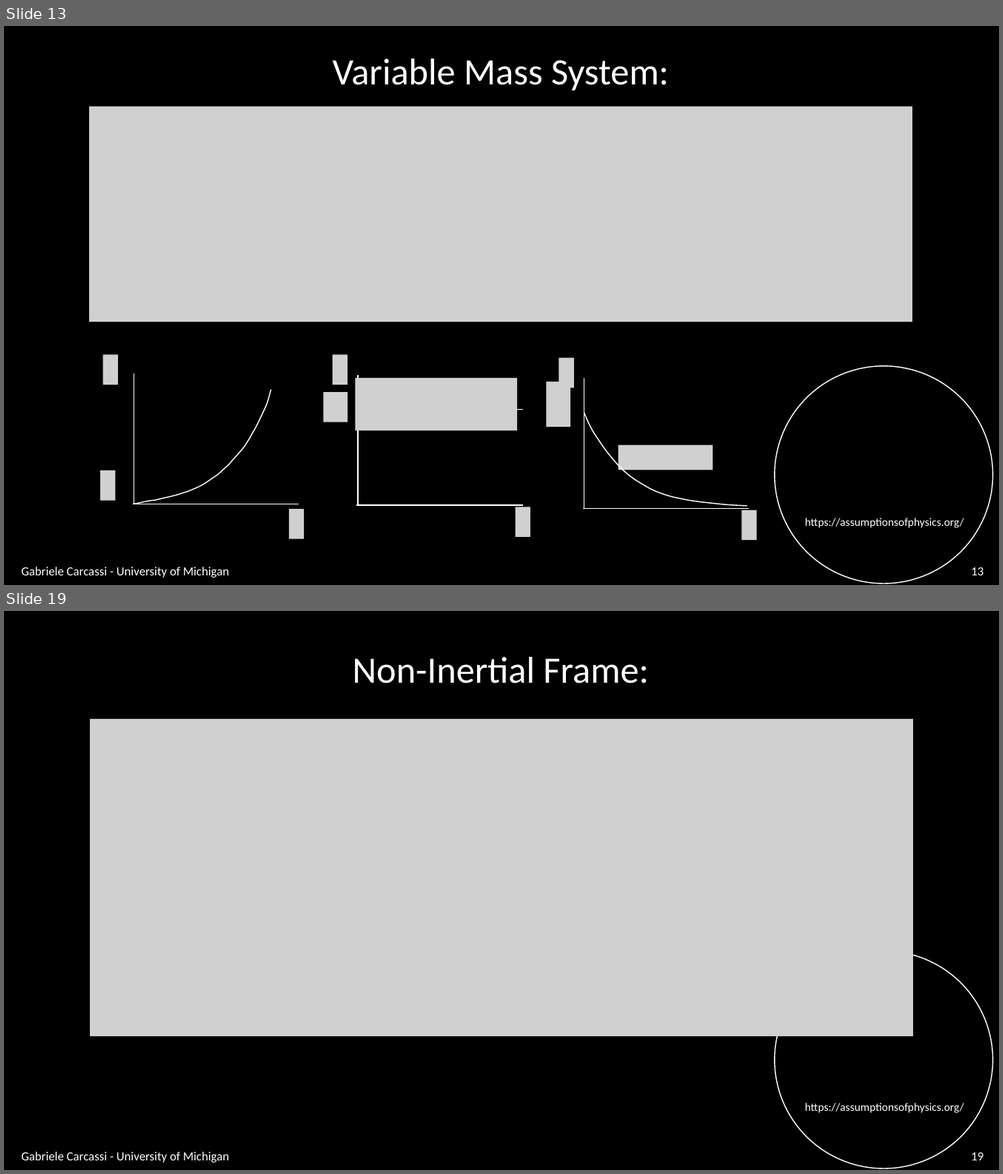
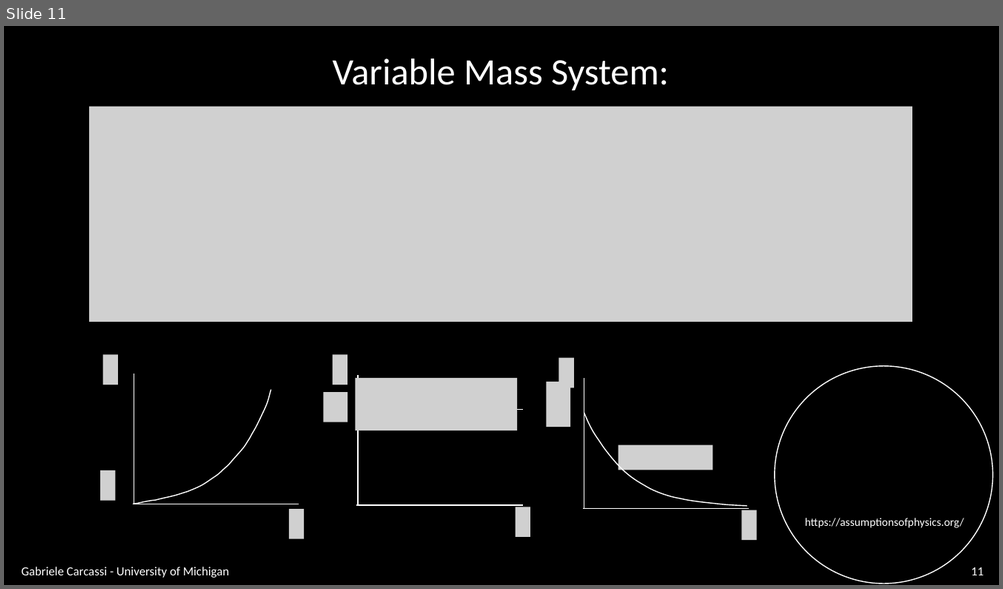
Before and after one commit to assumptionsofphysics/slides, a slide deck: BookCompanions-v2/RP-Class-2.pptx. Shown one above the other, each under a label of ours: slides 13 and 19 before the commit, slide 11 after it; the slides between them are not shown. The pictures are 1003x1174 and 1003x589 pixels, drawn with LibreOffice and Linux fonts; fonts in the diff are those of the drawing; grey boxes stand for pictures; background and template pictures are left out. Boxes give left, top, right and bottom in pixels: in the first picture for what was removed or moved away, otherwise in the second. Text is boxed around its words. In the diff, an @@ line names an element or a change of style, - is before the commit and + after.

```diff
--- a/BookCompanions-v2/RP-Class-2.pptx
+++ b/BookCompanions-v2/RP-Class-2.pptx
@@ slide 19 removed at (4,611,999,1170), background #000000; not listed: 2 template elements that a slide beside it also shows @@
@@ text removed at (353,657,649,684) @@
-Non-Inertial Frame:
@@ picture removed at (90,719,913,1037) @@
@@ text removed at (21,1152,229,1163) @@
-Gabriele Carcassi - University of Michigan
@@ page number removed at (970,1153,983,1161) @@
-19
@@ what was slide 13 is now slide 11 @@
@@ page number at (970,568,983,576): text changed @@
-13
+11
```
Also in this commit, not shown: 10 slides changed, 2 other slides removed, 1 other file.
